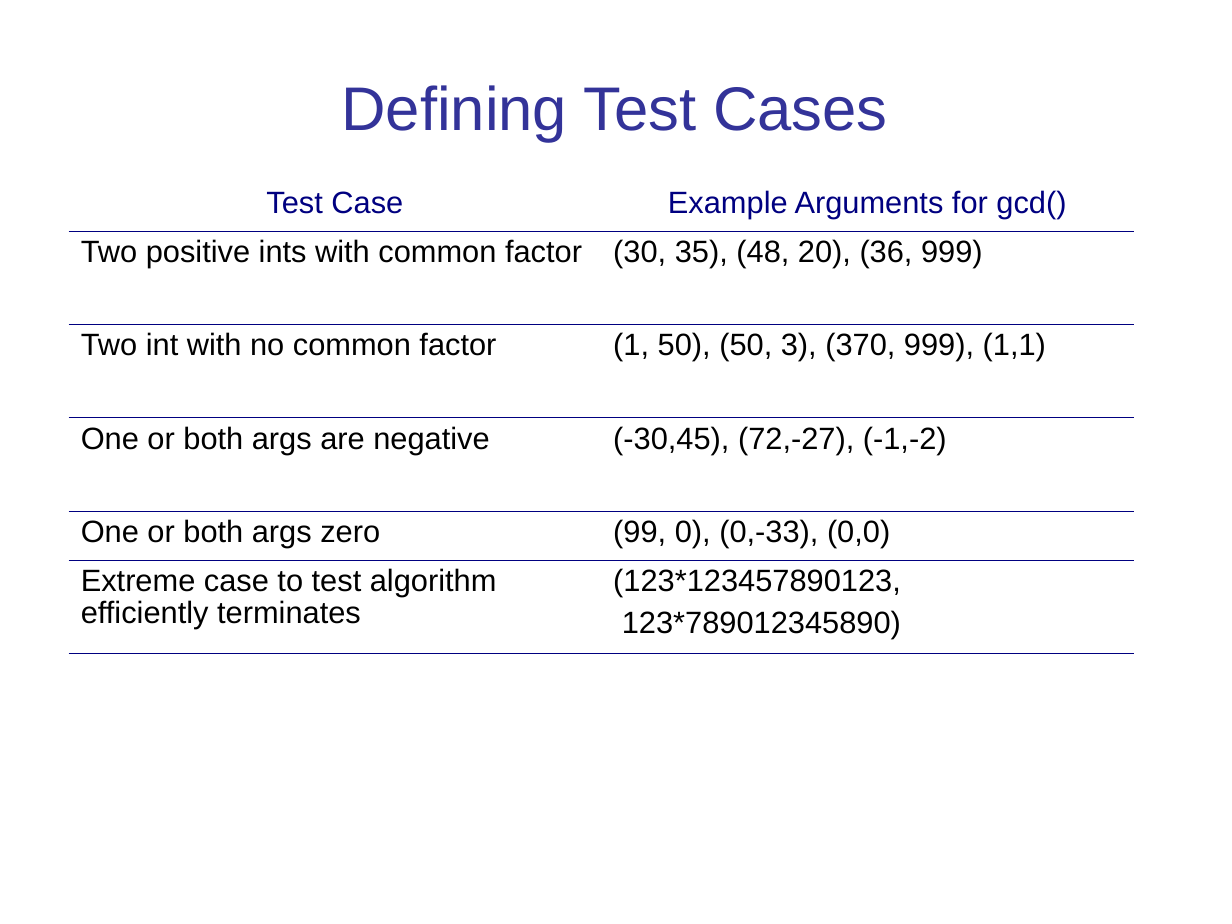
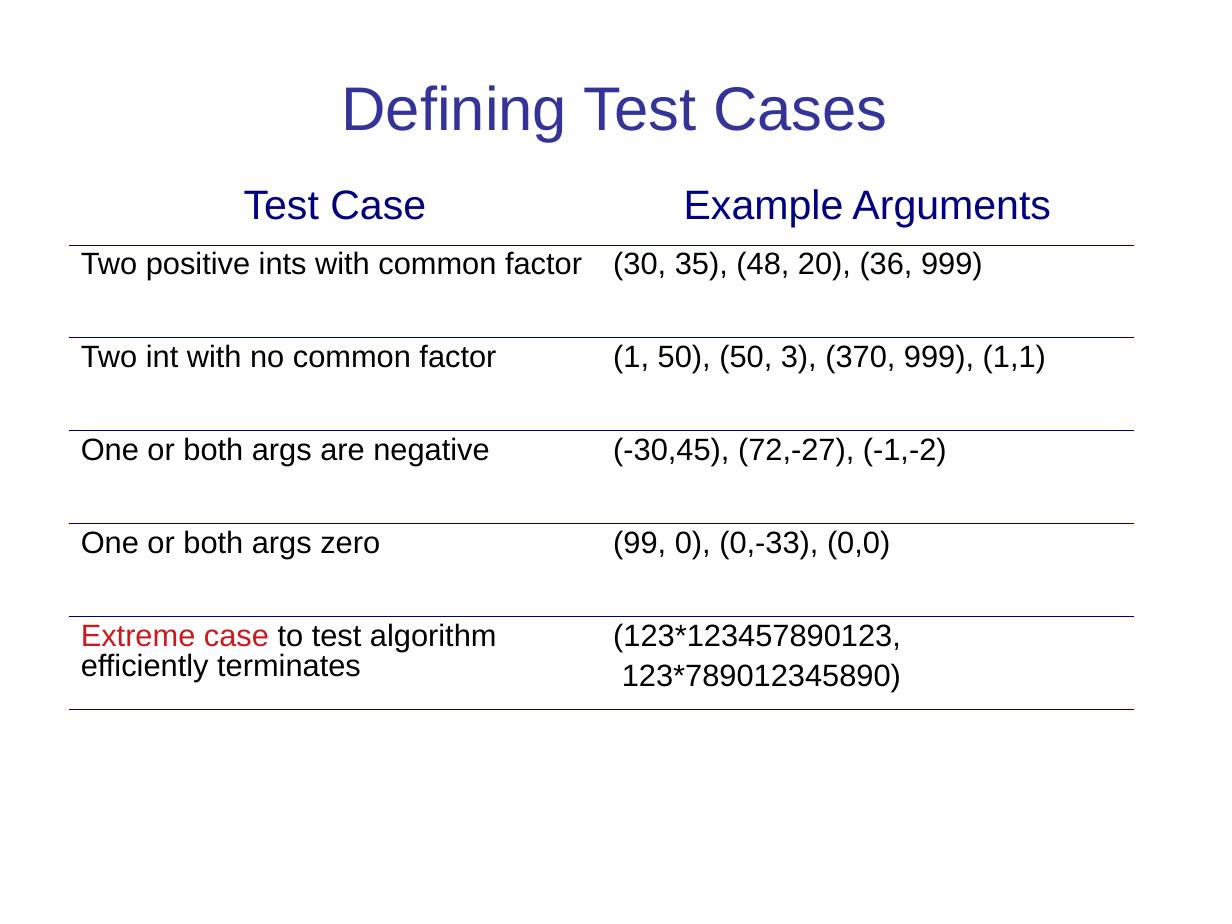
Before and after one commit to cpske/ISP, a slide deck: slide 11 of testing/Intro-to-Testing.ppt. Drawn at 1232x924 pixels with LibreOffice and Linux fonts; fonts in the diff are those of the drawing. Boxes give left, top, right and bottom in pixels: in the first picture for what was removed or moved away, otherwise in the second. Text is boxed around its words. In the diff, an @@ line names an element or a change of style, - is before the commit and + after.

```diff
--- a/testing/Intro-to-Testing.ppt
+++ b/testing/Intro-to-Testing.ppt
@@ table at [69,181,1133,726] @@
-row 1, column 2: Example Arguments for gcd()
+row 1, column 2: Example Arguments
@@ size 18 to 24 pt in "Test Case" @@
@@ text colour #000000 to #CE181E in "Extreme case" @@
@@ line spacing 0.93 to 0.87 @@
```
Also in this commit, not shown: 13 other slides changed, 11 other files.
